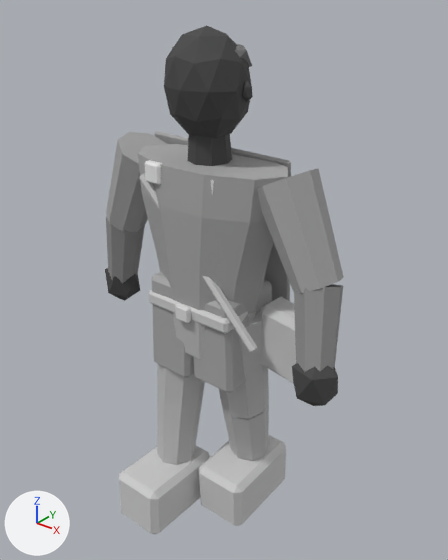
A saved change to the glTF model assets/exports/npc/npc_wayfarer_down_l_v01.glb.
Both versions are drawn from a 50 mm lens placed at (1.412, -1.685, 2.166), pointed at (0.04, 0.03, 1.102). The lights are fixed; the arrows at lower left show +X, +Y and +Z. The older version comes first. Vertices at exactly the same position are counted once.

In view in the first picture: 'GEO_npc_wayfarer_down_l_v01'.
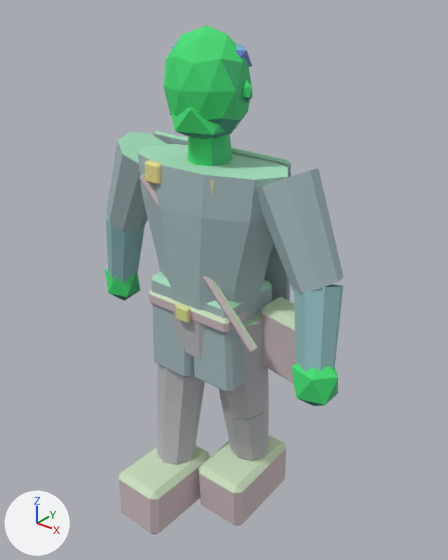
Pixel boxes (x1, y1, x2, y2) of what changed, in the pictures (448 x 560 px):
part 1 of me_geo_npc_wayfarer_down_l_v01, added (green)
    after: (170, 108, 237, 139)
part 2 of me_geo_npc_wayfarer_down_l_v01, recoloured
    both: (105, 25, 344, 534)

What the commit changed:
me_geo_npc_wayfarer_down_l_v01 is used by ob_geo_npc_wayfarer_down_l_v01; location (0.0, 0.0, 0.0).
me_geo_npc_wayfarer_down_l_v01 had 562 vertices, 1012 faces and spanned x -0.64..0.64, y -0.38..0.26, z -0.01..2.03.
me_geo_npc_wayfarer_down_l_v01 now has 574 vertices, 1032 faces and spans x -0.64..0.64, y -0.38..0.26, z -0.01..2.03.
me_geo_npc_wayfarer_down_l_v01 part 1: a new loose piece, an icosphere of 20 faces spanning x -0.12..0.12, y -0.14..0.07, z 1.65..1.83, in mat_mat_npc_indexed.
me_geo_npc_wayfarer_down_l_v01 part 2: 1012 kept faces spanning x -0.64..0.64, y -0.38..0.26, z -0.01..2.03 get new vertex colours.
